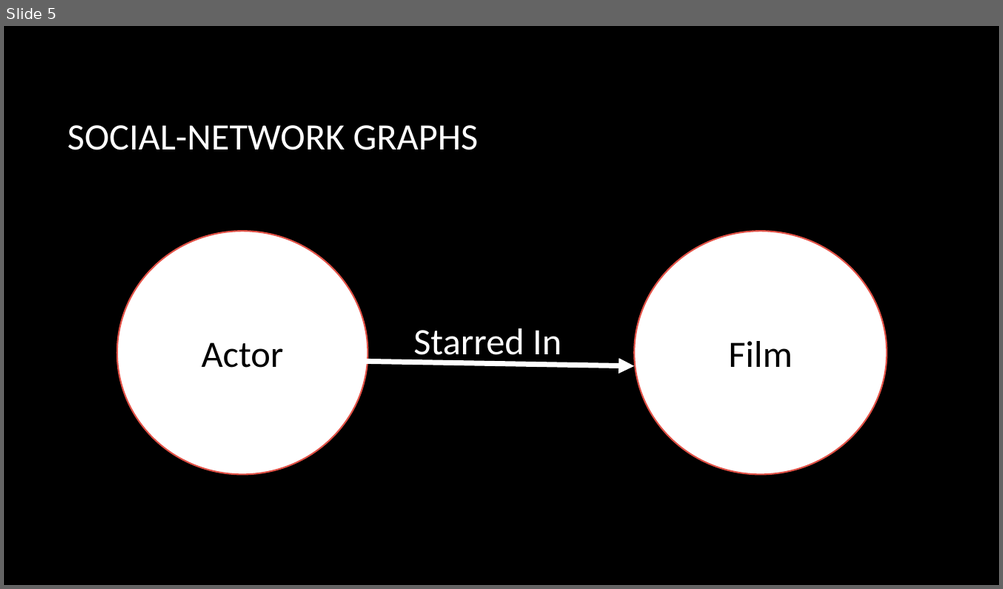
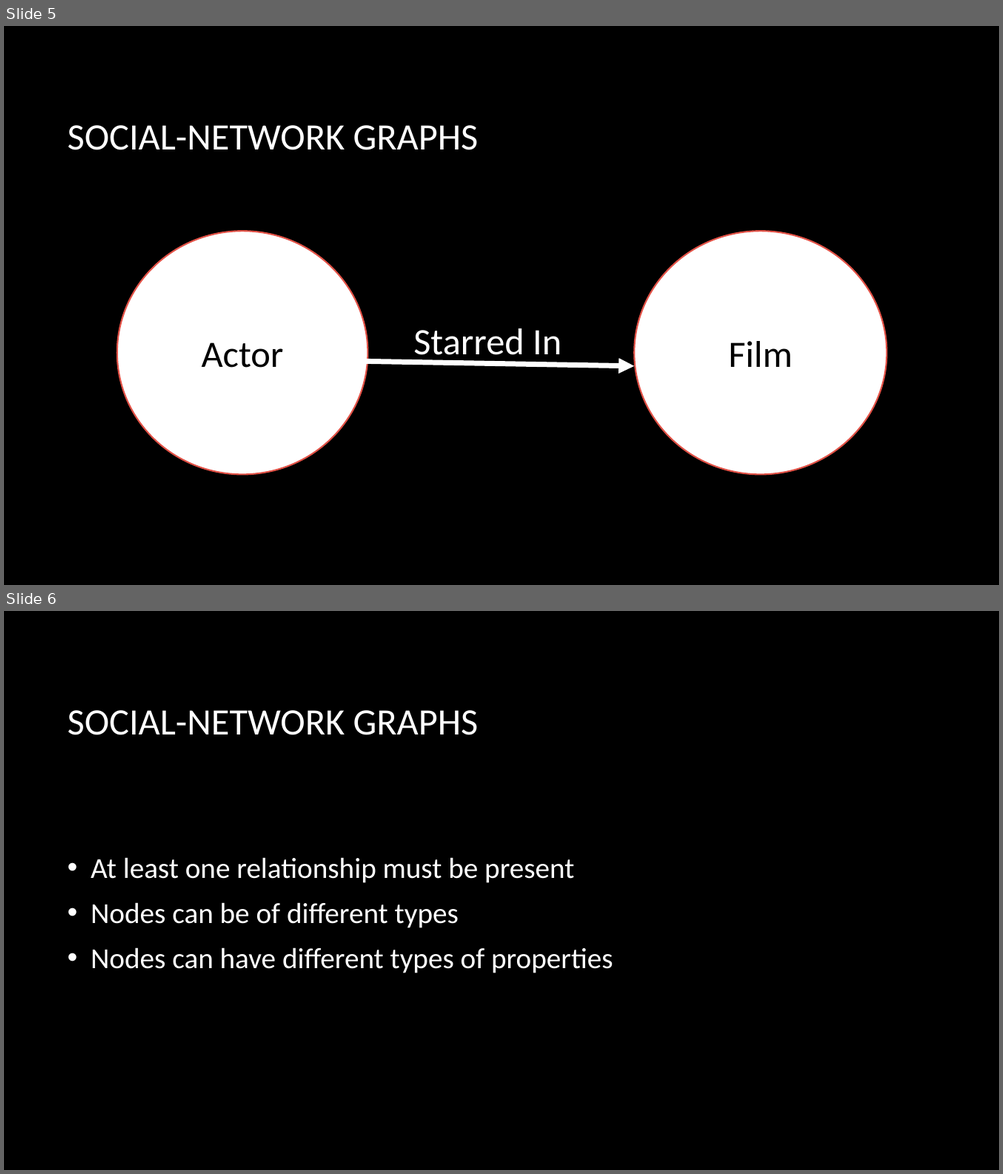
Before and after one commit to erstrong/INFO-7390-ADS-Fall-17-TeamNo., a slide deck: Team Presentation/GraphAnalytics.pptx. Shown one above the other, each under a label of ours: slide 5 before the commit, slides 5 and 6 after it. The pictures are 1003x589 and 1003x1174 pixels, drawn with LibreOffice and Linux fonts; fonts in the diff are those of the drawing; background and template pictures are left out. Boxes give left, top, right and bottom in pixels: in the first picture for what was removed or moved away, otherwise in the second. Text is boxed around its words. In the diff, an @@ line names an element or a change of style, - is before the commit and + after.

Commit message:
Graph analytics presentation

```diff
--- a/Team Presentation/GraphAnalytics.pptx
+++ b/Team Presentation/GraphAnalytics.pptx
@@ slide 6 added at (4, 611, 999, 1170), background picture (left out) @@
@@ title added at (68, 710, 478, 735), 36 pt, text #FFFFFF @@
+SOCIAL-NETWORK GRAPHS
@@ text added at (91, 857, 613, 974), 28 pt, text #FFFFFF @@
+• At least one relationship must be present
+• Nodes can be of different types
+• Nodes can have different types of properties
```
Also in this commit, not shown: 4 slides changed, 4 other slides added, 1 slide removed, 2 other files.
